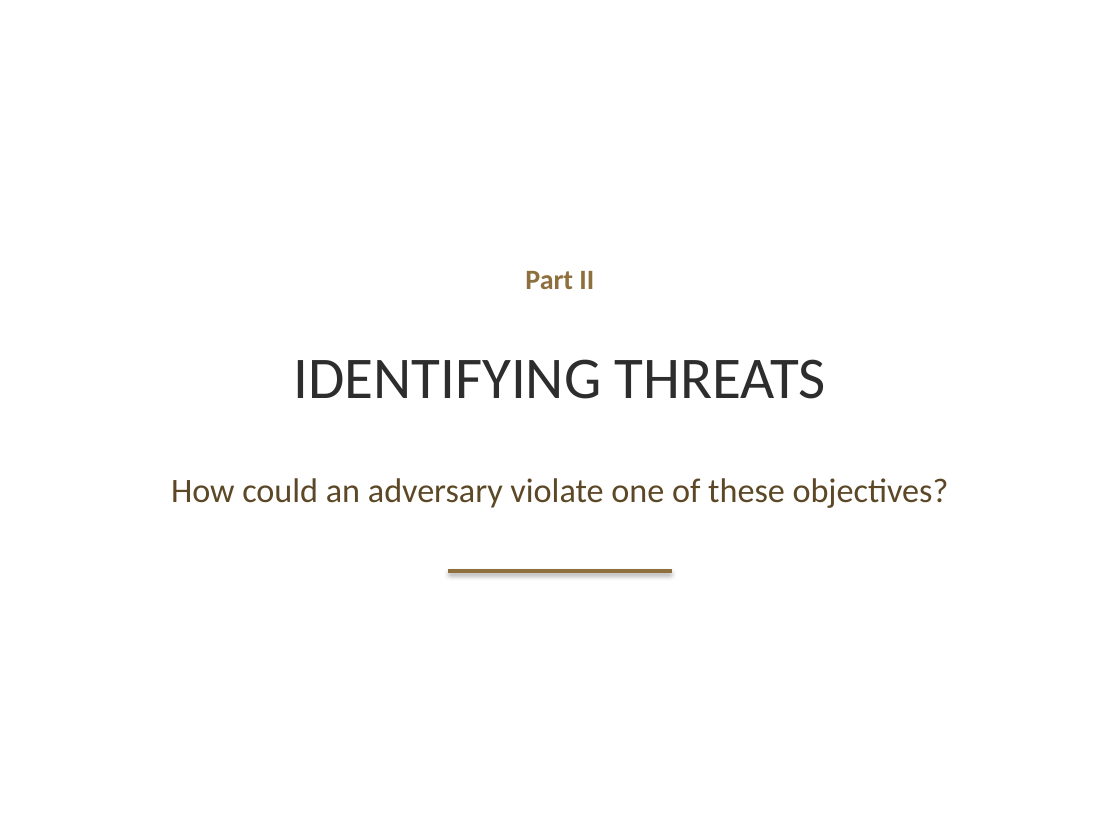
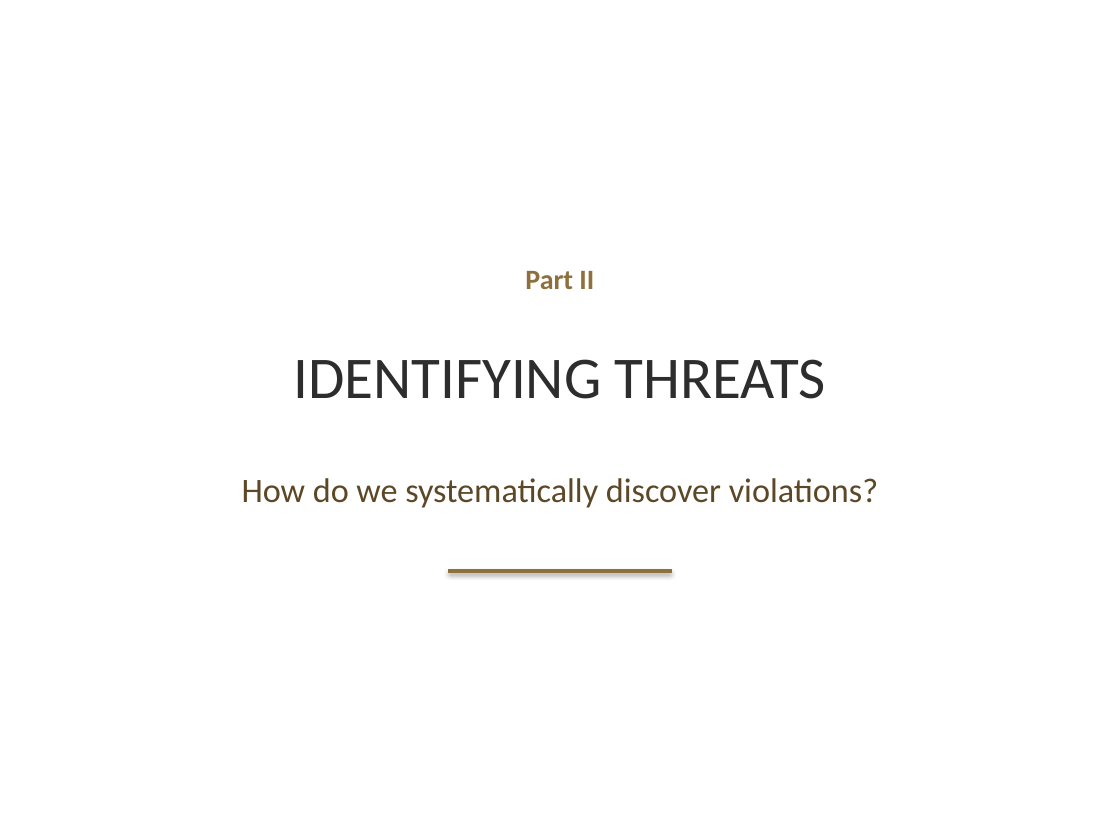
Before and after one commit to davisjam/model-based-agentic-software-engineering, a slide deck: slide 18 of course/lectures/act-3-software-in-the-world/05-security-engineering/3-5-Security-Engineering-1-Threat-Modeling.pptx (slide 13 before the commit). Drawn at 1120x840 pixels with LibreOffice and Linux fonts; fonts in the diff are those of the drawing; background and template pictures are left out. Boxes give left, top, right and bottom in pixels: in the first picture for what was removed or moved away, otherwise in the second. Text is boxed around its words. In the diff, an @@ line names an element or a change of style, - is before the commit and + after.

```diff
--- a/course/lectures/act-3-software-in-the-world/05-security-engineering/3-5-Security-Engineering-1-Threat-Modeling.pptx
+++ b/course/lectures/act-3-software-in-the-world/05-security-engineering/3-5-Security-Engineering-1-Threat-Modeling.pptx
@@ text at <box>242,478,878,508</box>: text changed @@
-How could an adversary violate one of these objectives?
+How do we systematically discover violations?
```
Also in this commit, not shown: 8 other slides changed, 8 slides added, 29 other files.
